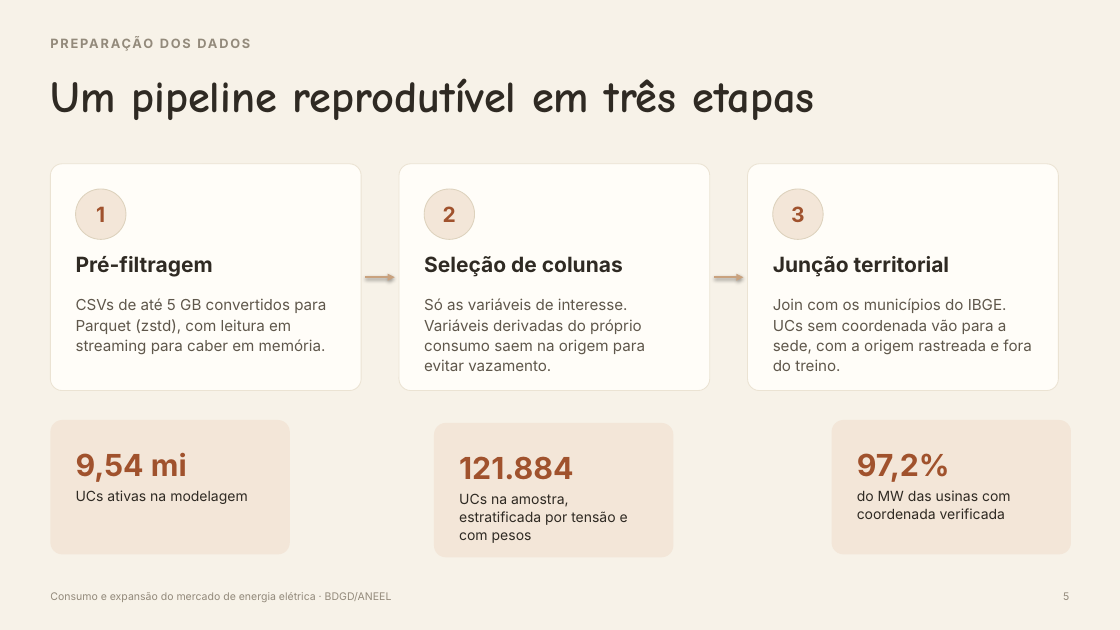
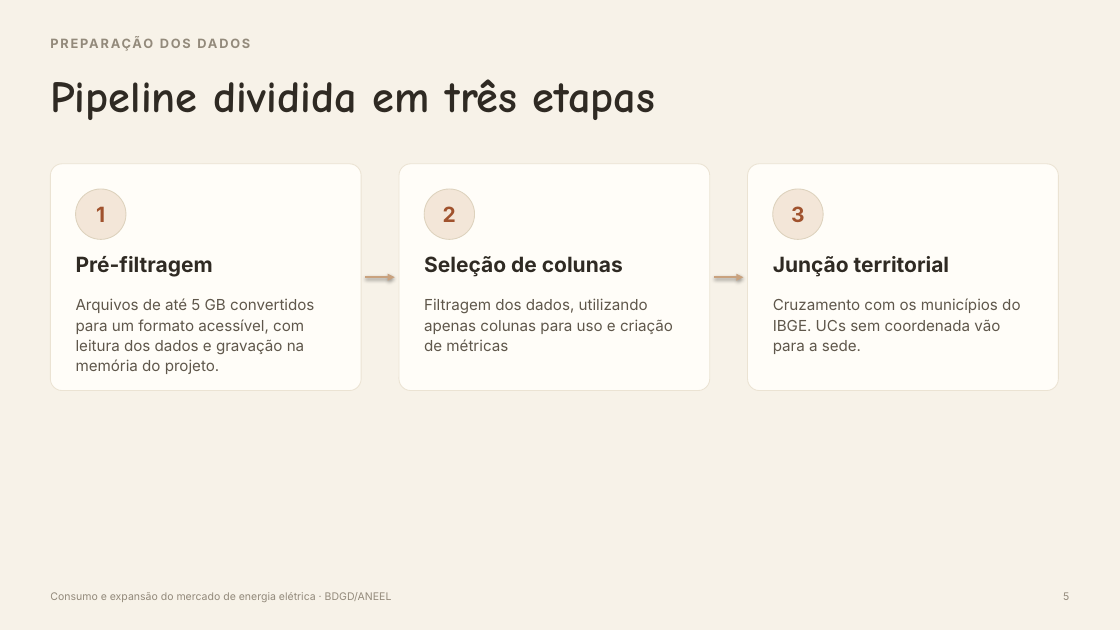
Before and after one commit to lucas-men-nobrega/TCC_projeto, a slide deck: slide 5 of apresentacao/Apresentacao_TCC_v2.pptx. Drawn at 1120x630 pixels with LibreOffice and Linux fonts; fonts in the diff are those of the drawing. Boxes give left, top, right and bottom in pixels: in the first picture for what was removed or moved away, otherwise in the second. Text is boxed around its words. In the diff, an @@ line names an element or a change of style, - is before the commit and + after.

```diff
--- a/apresentacao/Apresentacao_TCC_v2.pptx
+++ b/apresentacao/Apresentacao_TCC_v2.pptx
@@ text at [50, 79, 655, 120]: text changed @@
-Um pipeline reprodutível em três etapas
+Pipeline dividida em três etapas
@@ text at [76, 298, 314, 374]: text changed @@
-CSVs de até 5 GB convertidos para Parquet (zstd), com leitura em streaming para caber em memória.
+Arquivos de até 5 GB convertidos para um formato acessível, com leitura dos dados e gravação na memória do projeto.
@@ text at [424, 298, 673, 351]: text changed @@
-Só as variáveis de interesse. Variáveis derivadas do próprio consumo saem na origem para evitar vazamento.
+Filtragem dos dados, utilizando apenas colunas para uso e criação de métricas
@@ text at [773, 298, 1020, 354]: text changed @@
-Join com os municípios do IBGE. UCs sem coordenada vão para a sede, com a origem rastreada e fora do treino.
+Cruzamento com os municípios do IBGE. UCs sem coordenada vão para a sede.
@@ rounded rectangle removed at [50, 420, 290, 555] @@
@@ rounded rectangle removed at [434, 423, 674, 558] @@
@@ rounded rectangle removed at [832, 420, 1071, 555] @@
@@ text removed at [76, 453, 187, 482] @@
-9,54 mi
@@ text removed at [459, 456, 573, 480] @@
-121.884
@@ text removed at [857, 453, 950, 482] @@
-97,2%
@@ text removed at [76, 490, 248, 504] @@
-UCs ativas na modelagem
@@ text removed at [459, 493, 628, 543] @@
-UCs na amostra, estratificada por tensão e com pesos
@@ text removed at [857, 490, 1011, 519] @@
-do MW das usinas com coordenada verificada
```
Also in this commit, not shown: 16 other slides changed, 2 slides added, 3 slides removed, 4 other files.
